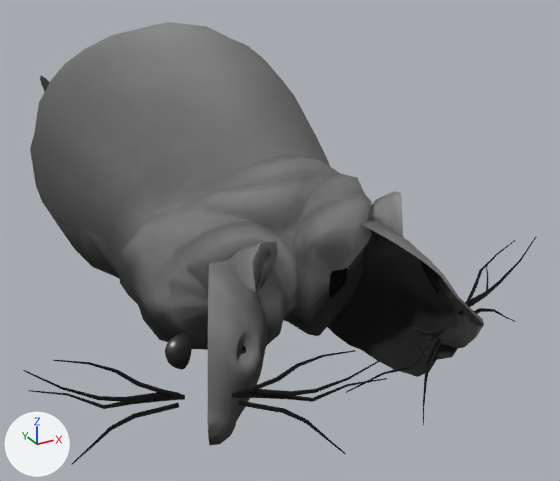
The glTF model Assets/Art/rat.glb: old version first, new version second.
One viewpoint serves both versions: a camera (50 mm lens) standing at (-0.63, -1.53, 0.83) and looking at (0.26, 0.1, 0.02). The axes (+X, +Y, +Z) are drawn at lower left. The lights are the same throughout. The older version comes first. Vertices at exactly the same position are counted once.
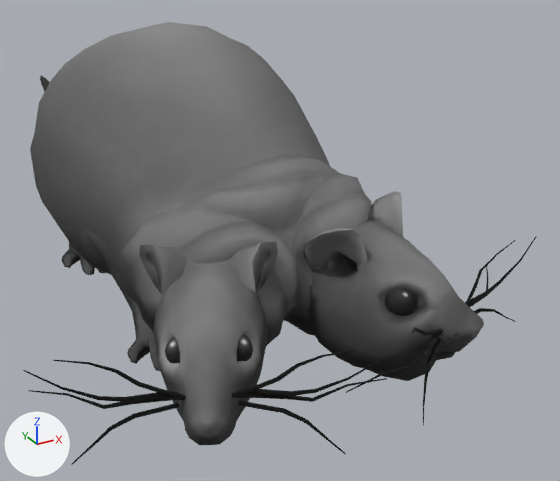
Commit message: fix rat

Changed parts and their boxes [x1, y1, x2, y2] in the pictures (560 x 481 px):
'Sphere.010', reshaped (16% wider): before [328, 191, 484, 377]; after [303, 191, 484, 381]
'Sphere.011', reshaped (94% wider): before [207, 241, 278, 445]; after [139, 241, 278, 445]
'Cylinder.001', reshaped (not visible before): after [105, 258, 161, 372]
'Cylinder.002', reshaped (not visible before): after [62, 240, 106, 275]
part 3 of me_sphere_010, added: after [237, 335, 253, 361]
part 4 of me_sphere_008, added: after [385, 289, 417, 316]
part 5 of me_sphere_005, added: after [303, 224, 484, 381]
part 6 of me_sphere_012, added: after [139, 245, 209, 445]

The change in detail:
me_cylinder_001 is used by ob_cylinder_001; location (0.0, 0.0, 0.0).
me_cylinder_001 had 149 vertices, 286 faces and spanned x 0.122..0.263, y -0.326..-0.06, z 0.001..0.182.
me_cylinder_001 now has 298 vertices, 572 faces and spans x -0.263..0.263, y -0.326..-0.06, z 0.001..0.182.
me_cylinder_001 part 1: the loose piece of 149 vertices spanning x 0.122..0.263, y -0.326..-0.06, z 0.001..0.182 is copied, and the copy is mirrored in x about the mesh origin; it spans x -0.263..-0.122, y -0.326..-0.06, z 0.001..0.182.
me_cylinder_002 is used by ob_cylinder_002; location (0.0, 0.0, 0.0).
me_cylinder_002 had 149 vertices, 286 faces and spanned x 0.12..0.265, y 0.146..0.469, z 0.001..0.19.
me_cylinder_002 now has 298 vertices, 572 faces and spans x -0.265..0.265, y 0.146..0.469, z 0.001..0.19.
me_cylinder_002 part 2: the loose piece of 149 vertices spanning x 0.12..0.265, y 0.146..0.469, z 0.001..0.19 is copied, and the copy is mirrored in x about the mesh origin; it spans x -0.265..-0.12, y 0.146..0.469, z 0.001..0.19.
me_sphere_010 is used by ob_sphere_005; location (0.0, 0.0, 0.0).
me_sphere_010 had 65 vertices, 112 faces and spanned x -0.2758..-0.2361, y -0.5327..-0.4747, z 0.1317..0.1878.
me_sphere_010 now has 130 vertices, 224 faces and spans x -0.2758..-0.1417, y -0.569..-0.4747, z 0.1317..0.1878.
me_sphere_010 part 3: the loose piece of 65 vertices spanning x -0.2758..-0.2361, y -0.5327..-0.4747, z 0.1317..0.1878 is copied, and the copy is multiplied about its middle by the matrix ((-0.631, 0.776, 0.0), (0.776, 0.631, 0.0), (0.0, 0.0, 1.0)), then moved by (0.0915, -0.0435, 0.0); it spans x -0.1935..-0.1417, y -0.569..-0.5196, z 0.1317..0.1878.
me_sphere_008 is used by ob_sphere_008; location (0.0, 0.0, 0.0).
me_sphere_008 had 49 vertices, 80 faces and spanned x 0.2473..0.291, y -0.5284..-0.4616, z 0.1347..0.1967.
me_sphere_008 now has 98 vertices, 160 faces and spans x 0.1181..0.291, y -0.5745..-0.4616, z 0.1347..0.1967.
me_sphere_008 part 4: the loose piece of 49 vertices spanning x 0.2473..0.291, y -0.5284..-0.4616, z 0.1347..0.1967 is copied, and the copy is multiplied about its middle by the matrix ((-0.631, -0.776, 0.0), (-0.776, 0.631, 0.0), (0.0, 0.0, 1.0)), then moved by (-0.1197, -0.0569, 0.0); it spans x 0.1181..0.185, y -0.5745..-0.5308, z 0.1347..0.1967.
me_sphere_005 is used by ob_sphere_010; location (0.0, 0.0, 0.0).
me_sphere_005 had 198 vertices, 346 faces and spanned x 0.116..0.314, y -0.647..-0.291, z -0.019..0.302.
me_sphere_005 now has 367 vertices, 691 faces and spans x 0.017..0.314, y -0.647..-0.291, z -0.019..0.302.
Part 5, on me_sphere_005:
169 vertices are added at x 0.017..0.246, y -0.647..-0.347, z -0.014..0.302.
345 new faces join them.
me_sphere_012 is used by ob_sphere_011; location (0.0, 0.0, 0.0).
me_sphere_012 had 240 vertices, 435 faces and spanned x -0.272..-0.036, y -0.656..-0.354, z 0.031..0.3.
me_sphere_012 now has 451 vertices, 870 faces and spans x -0.287..-0.036, y -0.656..-0.313, z 0.031..0.3.
Part 6, on me_sphere_012:
211 vertices are added at x -0.287..-0.151, y -0.645..-0.313, z 0.035..0.3.
435 new faces join them.
